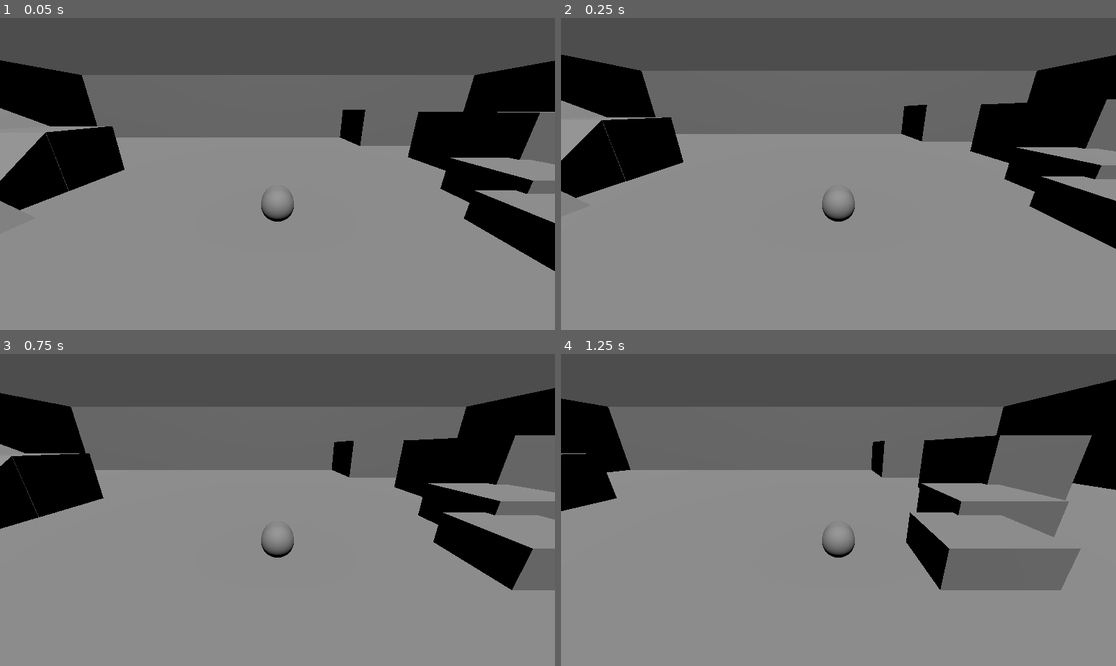
Above: before the commit, frames 1-4 (two rows, left to right).
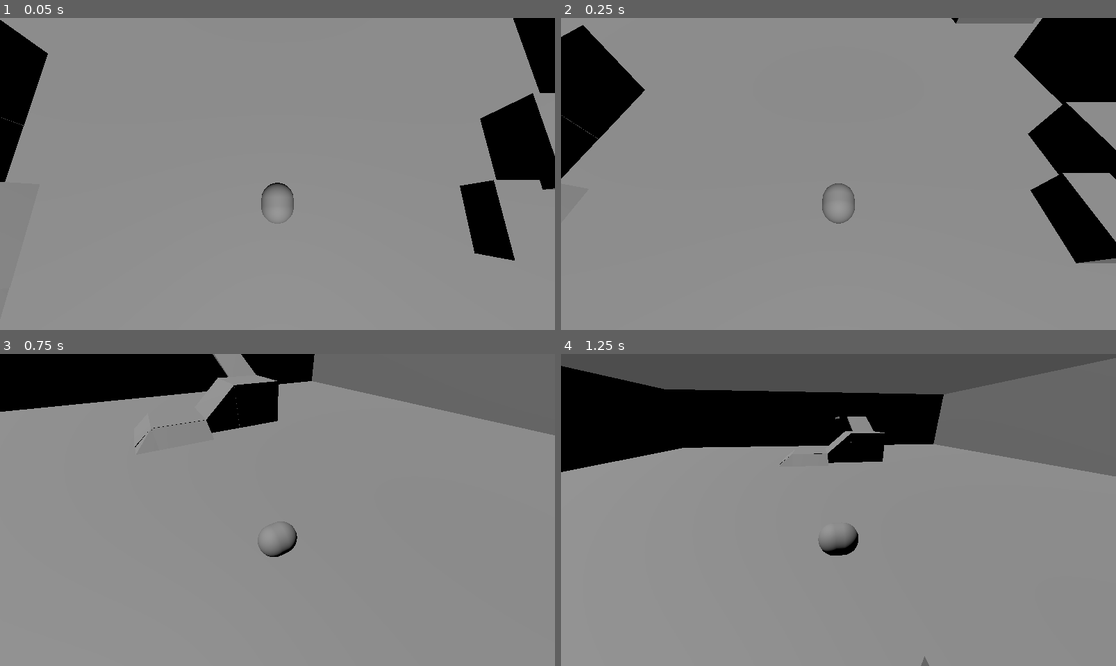
Above: after the commit, the same moments.

Repository: NoneApplicableGames/Project-Cryptid
Game: Godot game, scene res://Scenes/player_playground.tscn
Same seed, same stepped clock (60 frames per second), same inputs: the game is played once before the commit and once after it.
Inputs (mouse positions are in pixels of both pictures, inside the frame that each line leads up to):
- Up to frame 1 (0.05 s): no input
- Up to frame 2 (0.25 s): no input
- Up to frame 3 (0.75 s): tap Enter at 0.5 s; move the mouse to (399, 494) at 0.52 s; hold D (move_right) from 0.53 s (still down); tap Down (camera_down) at 0.6 s
- Up to frame 4 (1.25 s): keep holding D (move_right); tap Space (jump) at 0.77 s

The runs differ from the first frame. In frame 1, 45% of the frame differs, in the area x 0-100%, y 0-82%; in frame 2, 40%; in frame 3, 43%; in frame 4, 32%.

Commit message:
Camera now follows mouse ray

Diff:
--- a/Scripts/camera_controller.gd
+++ b/Scripts/camera_controller.gd
@@ -16,9 +16,11 @@
 @export_range(-90, 90, 0.1) var max_vertical_lock := 90 ##The value, in degrees, of how high the camera can be moved up before stopping. Prevents the player from looping the camera around the player infinitely in a janky way. Quaterions hurt my head so we're going to avoid them if we can.
 @export_range(-90, 90, 0.1) var min_vertical_lock := -90 ##Same as max_vertical_lock, but for how long the camera can go.
 
-var ground_plane := Plane(Vector3.UP) ##Defines a rigid normal vector for the camera to rotate around.
+var _ground_plane := Plane(Vector3.UP) ##Defines a rigid normal vector for the camera to rotate around.
 
-@onready var player_camera: Camera3D = %PlayerCamera ## Reference to third person camera.
+var mouse_pos_2d : Vector2
+
+@onready var _player_camera: Camera3D = %PlayerCamera ## Reference to third person camera.
 
 #func _ready() is being used to handle all things we only want to do once, like printing control connection errors
 func _ready() -> void:
@@ -37,11 +39,27 @@
 	#Detect plugged in mouse, if true capture input as Vector2.
 	#if null reduces errors if mouse not detected.
 	if get_viewport().get_mouse_position() != null:
-		var mouse_pos_2d : Vector2 = get_viewport().get_mouse_position()
+
+		mouse_pos_2d = get_viewport().get_mouse_position()
+
+		var mouse_ray := _player_camera.project_local_ray_normal(mouse_pos_2d)
+
+		#camera rotates to follow the mouse ray
+
+		if  mouse_ray != null:
+			self.look_at(mouse_ray)
 
 	#stops unessecary input issues if joypad isnt connected.
 	if Input.get_connected_joypads().is_empty():
 		var analogue_stick_ = Input.get_vector("camera_left", "camera_right", "camera_down", "camera_up")
 
+	#Camera reset included if camera is offcentre
+
+	if Input.is_action_just_pressed("camera_reset"):
+		self.rotation = Vector3.ZERO
+
+		mouse_pos_2d = Vector2.ZERO
+
+
 	#pass is placeholder
 	pass
